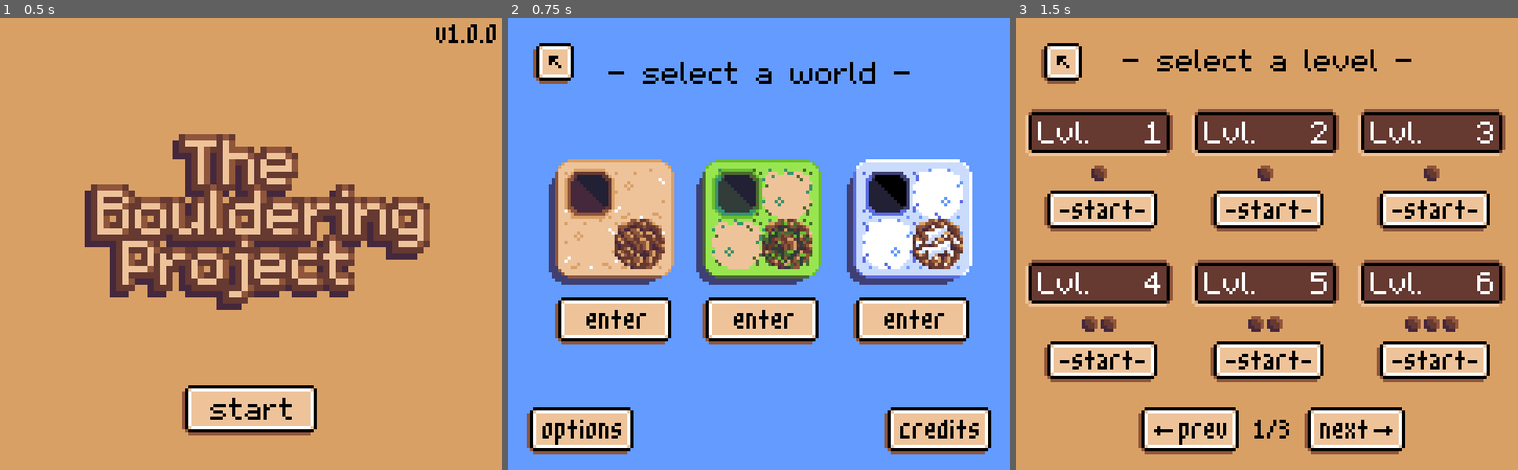
Above: before the commit, frames 1-3 (left to right).
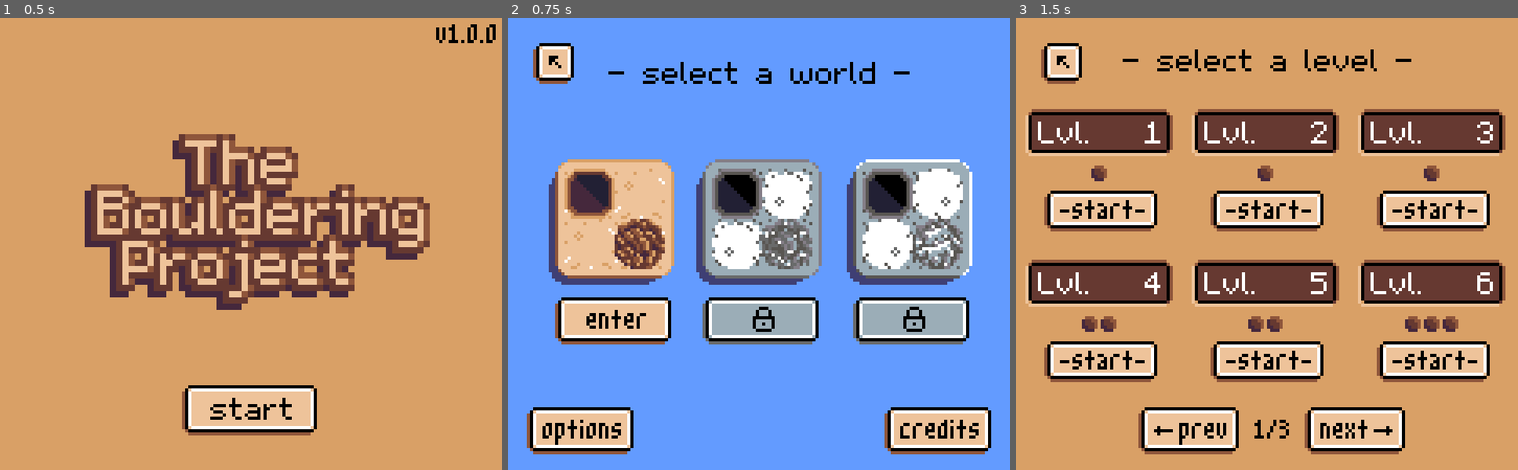
Above: after the commit, the same moments.

Repository: aludvik/Bouldering
Game: Godot game, scene res://Title/Title.tscn
The game is run twice, just before and just after one commit, with the same random seed, the same clock (stepped at 60 frames per second) and the same inputs.
Inputs (mouse positions are in pixels of both pictures, inside the frame that each line leads up to):
- Up to frame 1 (0.5 s): no input
- Up to frame 2 (0.75 s): click (759, 411) at 0.5 s
- Up to frame 3 (1.5 s): click (1121, 320) at 1.25 s

Frame 1 is identical in both runs. In frame 2, 13% of the frame differs, in the area x 38-92%, y 31-73%; in frame 3, nothing differs.

Commit message:
Unlock worlds when previous world is complete

Diff:
--- a/State.gd
+++ b/State.gd
@@ -6,8 +6,11 @@
 var level: int = 4 # 0-indexed
 
 # Progress
-var moss_world: String = "unlocked"
-var snow_world: String = "unlocked"
+var completion = {
+	"Rock": {},
+	"Moss": {},
+	"Snow": {}
+}
 
 # Settings
 var music: bool = true
@@ -17,6 +20,7 @@
 func _ready():
 	resolution_set(resolution)
 
+# Helper functions
 func resolution_set(size):
 	resolution = size
 	var viewport = get_tree().get_root()
@@ -34,17 +38,17 @@
 func get_current_world_level_count():
 	return levels[world].size()
 
-func get_current_world_level_completion(level):
-	return completion[world].has(level)
+func get_current_world_level_completion(lvl):
+	return completion[world].has(lvl)
 
 func mark_current_level_complete():
 	completion[world][level] = true
 
-var completion = {
-	"Rock": {},
-	"Moss": {},
-	"Snow": {}
-}
+func is_moss_world_unlocked():
+	return levels["Rock"].size() == completion["Rock"].size()
+
+func is_snow_world_unlocked():
+	return levels["Moss"].size() == completion["Moss"].size()
 
 var levels = {
 	"Rock": [
--- a/WorldSelect/LockableWorld.gd
+++ b/WorldSelect/LockableWorld.gd
@@ -1,17 +1,13 @@
 extends Node2D
 
-export(String) var state_key
+export(String) var unlock_function
 
 func _ready():
-	var lock_state = State.get(state_key)
-	assert(lock_state != null)
-	if lock_state == "unlocked":
+	if State.call(unlock_function):
 		$Locked.hide()
 		$Unlocked.show()
 		$EnterButton.disabled = false
-	elif lock_state == "locked":
+	else:
 		$Unlocked.hide()
 		$Locked.show()
 		$EnterButton.disabled = true
-	else:
-		assert(false)
--- a/WorldSelect/MossButton.gd
+++ /dev/null
@@ -1,11 +0,0 @@
-extends TextureButton
-
-func _ready():
-	var lock_state = State.moss_world
-	assert(lock_state != null)
-	if lock_state == "unlocked":
-		disabled = false
-	elif lock_state == "locked":
-		disabled = true
-	else:
-		assert(false)
--- a/WorldSelect/MossWorld.gd
+++ /dev/null
@@ -1,13 +0,0 @@
-extends Node2D
-
-func _ready():
-	var lock_state = State.moss_world
-	assert(lock_state != null)
-	if lock_state == "unlocked":
-		$Locked.hide()
-		$Unlocked.show()
-	elif lock_state == "locked":
-		$Unlocked.hide()
-		$Locked.show()
-	else:
-		assert(false)
--- a/WorldSelect/SnowButton.gd
+++ /dev/null
@@ -1,11 +0,0 @@
-extends TextureButton
-
-func _ready():
-	var lock_state = State.snow_world
-	assert(lock_state != null)
-	if lock_state == "unlocked":
-		disabled = false
-	elif lock_state == "locked":
-		disabled = true
-	else:
-		assert(false)
--- a/WorldSelect/WorldSelect.tscn
+++ b/WorldSelect/WorldSelect.tscn
@@ -56,7 +56,7 @@
 [node name="MossWorld" type="Node2D" parent="."]
 position = Vector2( 60, 45 )
 script = ExtResource( 4 )
-state_key = "moss_world"
+unlock_function = "is_moss_world_unlocked"
 
 [node name="Unlocked" type="Sprite" parent="MossWorld"]
 texture = ExtResource( 2 )
@@ -82,7 +82,7 @@
 [node name="SnowWorld" type="Node2D" parent="."]
 position = Vector2( 108, 45 )
 script = ExtResource( 4 )
-state_key = "snow_world"
+unlock_function = "is_snow_world_unlocked"
 
 [node name="Unlocked" type="Sprite" parent="SnowWorld"]
 texture = ExtResource( 6 )
